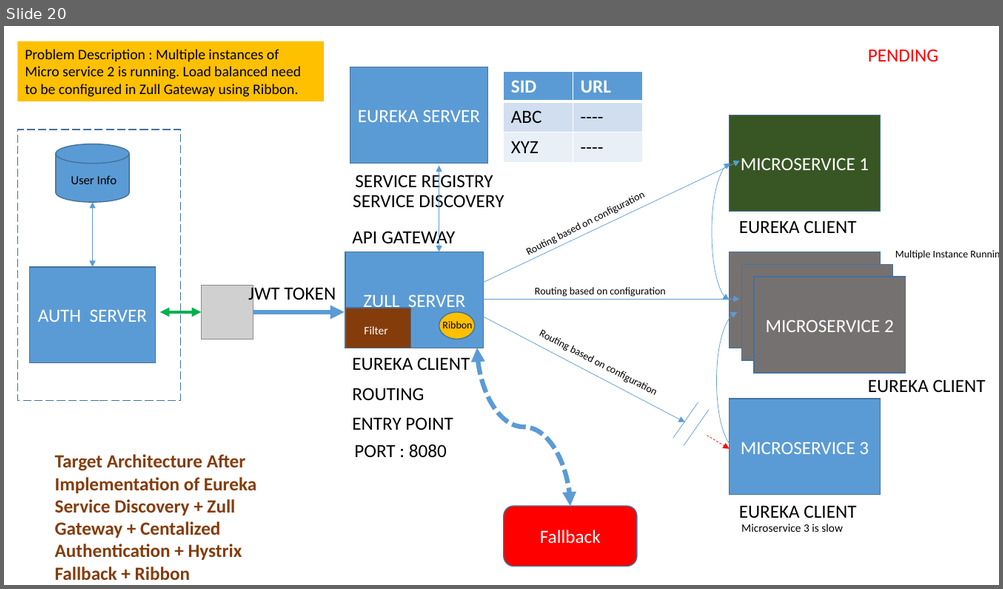
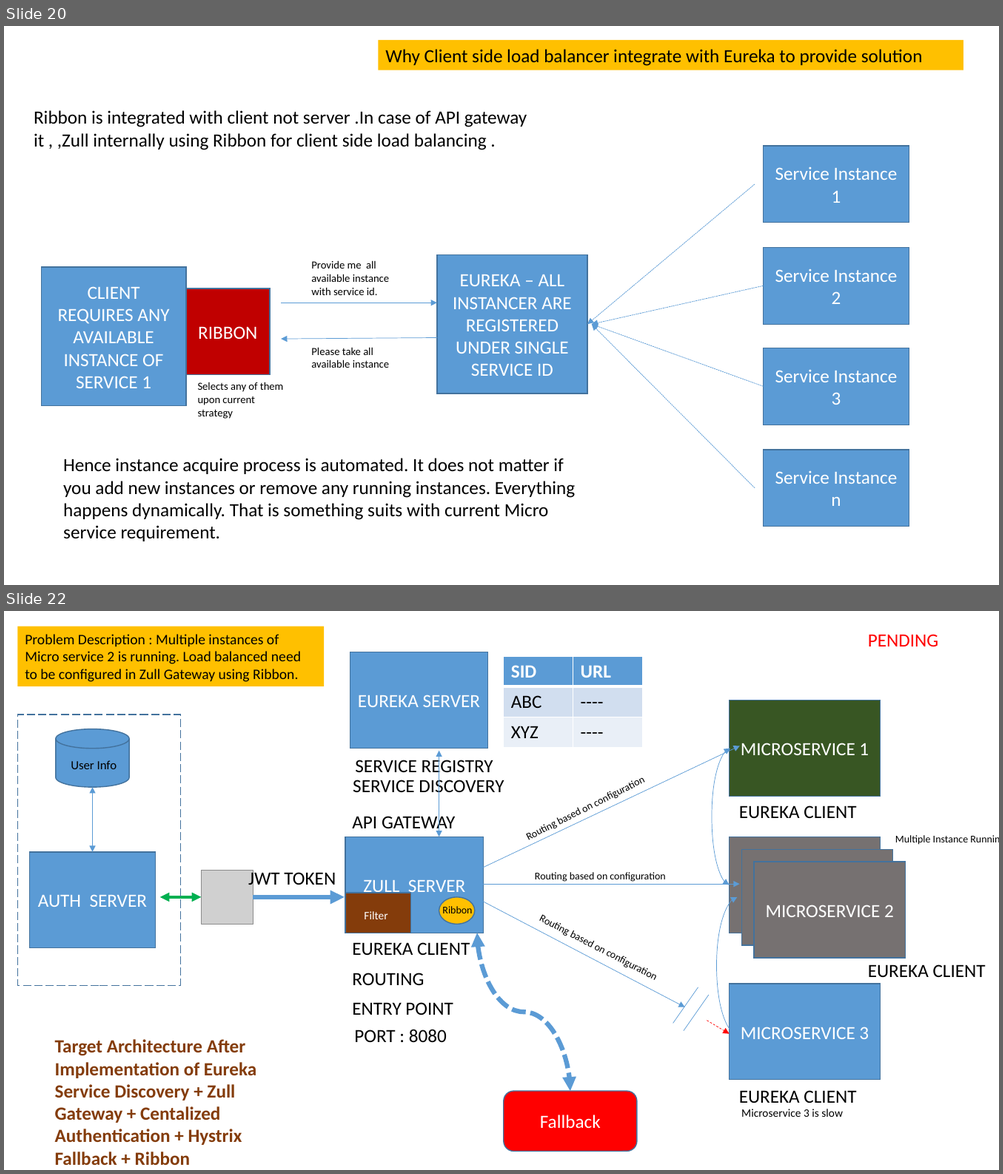
Before and after one commit to krishmetalhead/microservices, a slide deck: Microservice_Architecture_Defined.pptx. Shown one above the other, each under a label of ours: slide 20 before the commit, slides 20 and 22 after it; the slides between them are not shown. The pictures are 1003x589 and 1003x1174 pixels, drawn with LibreOffice and Linux fonts; fonts in the diff are those of the drawing; grey boxes stand for pictures. Boxes give left, top, right and bottom in pixels: in the first picture for what was removed or moved away, otherwise in the second. Text is boxed around its words. In the diff, an @@ line names an element or a change of style, - is before the commit and + after.

```diff
--- a/Microservice_Architecture_Defined.pptx
+++ b/Microservice_Architecture_Defined.pptx
@@ slide 20 added at (4, 26, 999, 585), background #FFFFFF @@
@@ rectangle added at (378, 40, 964, 70), fill #FFC000, 18 pt, text #000000 @@
+Why Client side load balancer integrate with Eureka to provide solution
@@ text added at (34, 110, 527, 150), 18 pt, text #000000 @@
+Ribbon is integrated with client not server .In case of API gateway it , ,Zull internally using Ribbon for client side load balancing .
@@ rectangle added at (762, 146, 908, 223), fill #5B9BD5, outline #43739E 1 pt, 18 pt, text #FFFFFF @@
+Service Instance 1
@@ arrow added from (754, 184) to (587, 324), #5B9BD5 0.5 pt dashed @@
@@ rectangle added at (762, 247, 908, 324), fill #5B9BD5, outline #43739E 1 pt, 18 pt, text #FFFFFF @@
+Service Instance 2
@@ rectangle added at (41, 268, 186, 406), fill #5B9BD5, outline #43739E 1 pt, 18 pt, text #FFFFFF @@
+CLIENT REQUIRES ANY AVAILABLE INSTANCE OF SERVICE 1
@@ text added at (311, 261, 389, 295), 10.5 pt, text #000000 @@
+Provide me all available instance with service id.
@@ rectangle added at (437, 255, 587, 394), fill #5B9BD5, outline #43739E 1 pt, 18 pt, text #FFFFFF @@
+EUREKA – ALL INSTANCER ARE REGISTERED UNDER SINGLE SERVICE ID
@@ rectangle added at (186, 289, 270, 375), fill #C00000, outline #43739E 1 pt, 18 pt, text #FFFFFF @@
+RIBBON
@@ arrow added from (762, 286) to (591, 324), #5B9BD5 0.5 pt dashed @@
@@ arrow added from (281, 303) to (437, 303), #5B9BD5 0.5 pt @@
@@ arrow added from (762, 386) to (591, 324), #5B9BD5 0.5 pt dashed @@
@@ arrow added from (754, 488) to (591, 324), #5B9BD5 0.5 pt dashed @@
@@ arrow added from (437, 338) to (281, 339), #5B9BD5 0.5 pt @@
@@ text added at (311, 347, 389, 368), 10.5 pt, text #000000 @@
+Please take all available instance
@@ rectangle added at (762, 349, 908, 425), fill #5B9BD5, outline #43739E 1 pt, 18 pt, text #FFFFFF @@
+Service Instance 3
@@ text added at (198, 382, 284, 419), 10.5 pt, text #000000 @@
+Selects any of them upon current strategy
@@ text added at (63, 458, 575, 542), 18 pt, text #000000 @@
+Hence instance acquire process is automated. It does not matter if you add new instances or remove any running instances. Everything happens dynamically. That is something suits with current Micro service requirement.
@@ rectangle added at (762, 450, 908, 527), fill #5B9BD5, outline #43739E 1 pt, 18 pt, text #FFFFFF @@
+Service Instance n
@@ what was slide 20 is now slide 22 @@
```
Also in this commit, not shown: 6 slides changed, 5 other slides added, 3 slides removed.
